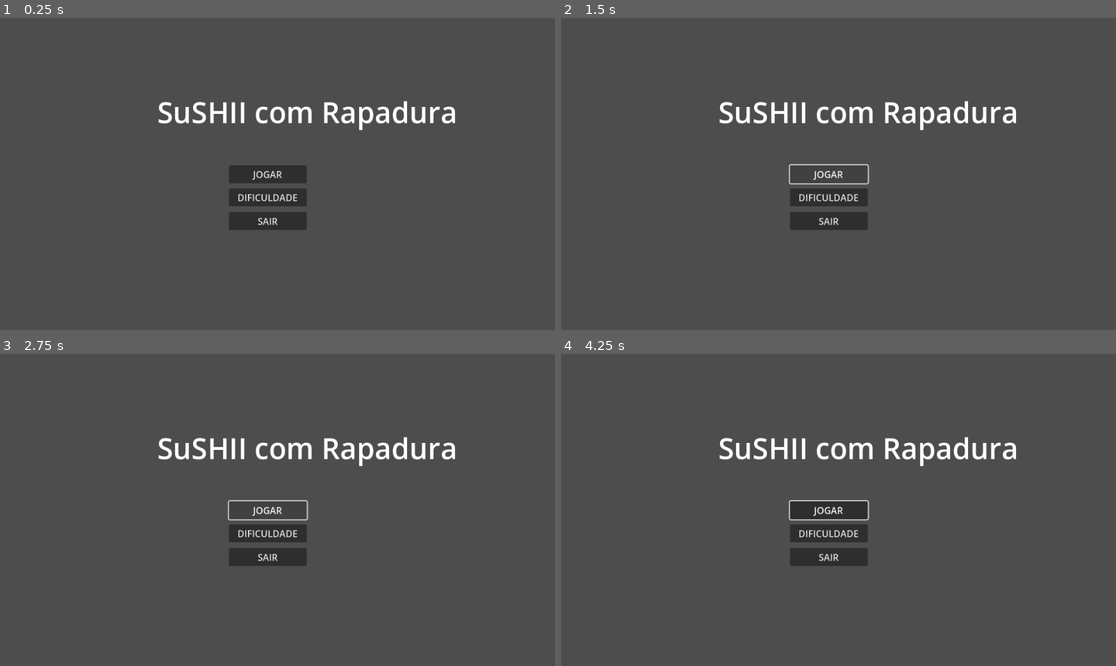
Above: before the commit, frames 1-4 (two rows, left to right).
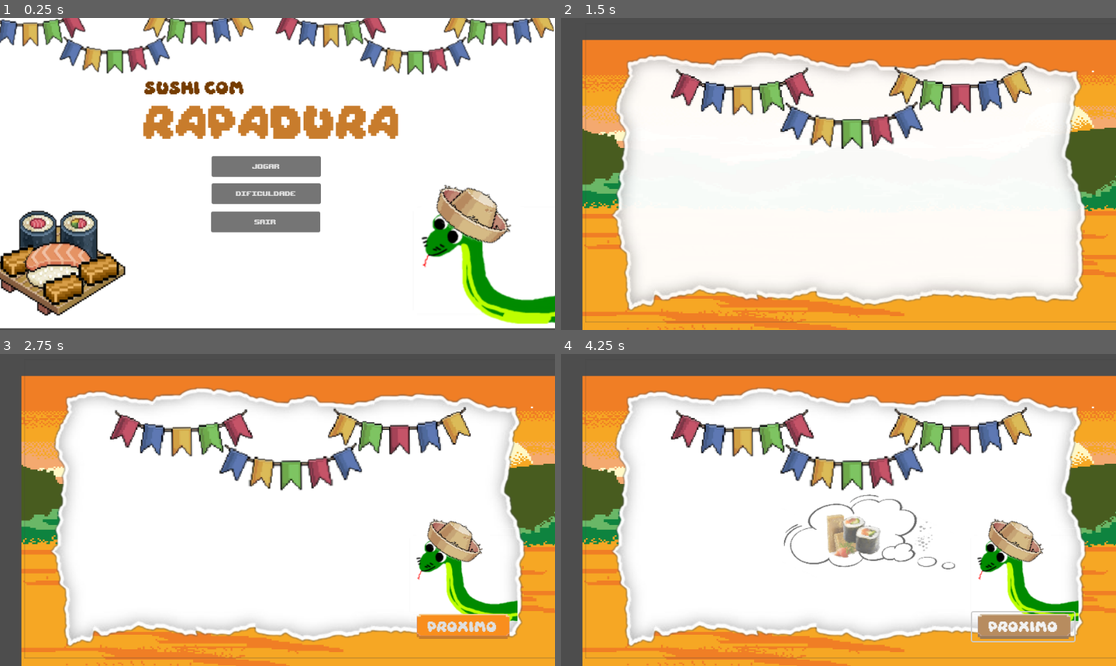
Above: after the commit, the same moments.

Repository: lorh4n/GanaJam
Game: Godot game, scene res://Scenes/MenuPrincipal.tscn
Same seed, same stepped clock (60 frames per second), same inputs: the game is played once before the commit and once after it. Sound files missing from this copy of the repository are replaced by a short silence.
Inputs (mouse positions are in pixels of both pictures, inside the frame that each line leads up to):
- Up to frame 1 (0.25 s): no input
- Up to frame 2 (1.5 s): click "JOGAR" at 0.5 s; click (827, 174) at 1.25 s, where only the run before the commit has a clickable "JOGAR"
- Up to frame 3 (2.75 s): tap Enter (ui_accept) at 2, 2.27 s; hold Right (ui_right) from 2.03 s (still down)
- Up to frame 4 (4.25 s): release Right (ui_right) at 2.75 s; click (1021, 625) at 2.75 s, where only the run after the commit has a clickable "PROXIMO"; hold Right (ui_right) from 3.53 s (still down); tap Enter (ui_accept) at 3.77 s

The runs differ from the first frame. In frame 1, 98% of the frame differs, in the area x 0-100%, y 0-100%; in frame 2, 88%; in frame 3, 88%; in frame 4, 88%.

Commit message:
Menu arrumado

Diff:
--- a/snakewithrapadura/Scenes/JogarButton.gd
+++ b/snakewithrapadura/Scenes/JogarButton.gd
@@ -3,4 +3,5 @@
 func startGame ():
 #	colocar o roll back aqui
 #	sumir com o botão e deus
+	get_tree().change_scene_to_file("res://Scenes/history.tscn")
 	pass
--- a/snakewithrapadura/Scenes/MenuPrincipal.tscn
+++ b/snakewithrapadura/Scenes/MenuPrincipal.tscn
@@ -1,9 +1,72 @@
-[gd_scene load_steps=3 format=3 uid="uid://d4m6c6gyid5nw"]
+[gd_scene load_steps=17 format=3 uid="uid://d4m6c6gyid5nw"]
 
 [ext_resource type="Script" uid="uid://chhipaahmo087" path="res://Scenes/JogarButton.gd" id="1_3k1ur"]
+[ext_resource type="Script" uid="uid://dqkki2e70oa0l" path="res://Scenes/menu_principal.gd" id="1_hbekh"]
+[ext_resource type="FontFile" uid="uid://dfmt7r1gft536" path="res://assets/fonts/Daydream.ttf" id="1_wvohi"]
+[ext_resource type="FontFile" uid="uid://dx3fghii5hyix" path="res://assets/fonts/upheavtt.ttf" id="2_l10t8"]
+[ext_resource type="Texture2D" uid="uid://dxsg20ph5mkvt" path="res://assets/ui/CobraHistory.png" id="4_8kh3b"]
+[ext_resource type="Texture2D" uid="uid://dd4wwbujchgy0" path="res://assets/ui/Banderola.png" id="5_vtrnu"]
+[ext_resource type="Texture2D" uid="uid://2ouq4d4ngm0k" path="res://assets/SushiComRapadura.png" id="6_hbekh"]
+
+[sub_resource type="Gradient" id="Gradient_vtrnu"]
+colors = PackedColorArray(1, 1, 1, 1, 1, 1, 1, 1)
+
+[sub_resource type="GradientTexture2D" id="GradientTexture2D_hbekh"]
+gradient = SubResource("Gradient_vtrnu")
+fill_from = Vector2(0.201835, 0.059633)
+
+[sub_resource type="LabelSettings" id="LabelSettings_bt1tr"]
+font = ExtResource("1_wvohi")
+font_size = 50
+font_color = Color(0.784314, 0.486275, 0.172549, 1)
 
 [sub_resource type="LabelSettings" id="LabelSettings_qp0bb"]
-font_size = 50
+font = ExtResource("1_wvohi")
+font_size = 20
+font_color = Color(0.458824, 0.235294, 0, 1)
+
+[sub_resource type="FontVariation" id="FontVariation_pkrck"]
+base_font = ExtResource("2_l10t8")
+
+[sub_resource type="FontVariation" id="FontVariation_qovuk"]
+base_font = ExtResource("2_l10t8")
+
+[sub_resource type="Animation" id="Animation_pkrck"]
+resource_name = "Menu"
+loop_mode = 1
+tracks/0/type = "value"
+tracks/0/imported = false
+tracks/0/enabled = true
+tracks/0/path = NodePath("SushiComRapadura:position")
+tracks/0/interp = 1
+tracks/0/loop_wrap = true
+tracks/0/keys = {
+"times": PackedFloat32Array(0, 0.5, 0.966667),
+"transitions": PackedFloat32Array(1, 1, 1),
+"update": 0,
+"values": [Vector2(114, 430), Vector2(111, 421), Vector2(114, 430)]
+}
+
+[sub_resource type="Animation" id="Animation_qovuk"]
+length = 0.001
+tracks/0/type = "value"
+tracks/0/imported = false
+tracks/0/enabled = true
+tracks/0/path = NodePath("SushiComRapadura:position")
+tracks/0/interp = 1
+tracks/0/loop_wrap = true
+tracks/0/keys = {
+"times": PackedFloat32Array(0),
+"transitions": PackedFloat32Array(1),
+"update": 0,
+"values": [Vector2(119, 435)]
+}
+
+[sub_resource type="AnimationLibrary" id="AnimationLibrary_3v4os"]
+_data = {
+&"Menu": SubResource("Animation_pkrck"),
+&"RESET": SubResource("Animation_qovuk")
+}
 
 [node name="Control" type="Control"]
 layout_mode = 3
@@ -12,34 +75,57 @@
 anchor_bottom = 1.0
 grow_horizontal = 2
 grow_vertical = 2
+script = ExtResource("1_hbekh")
+
+[node name="BG" type="Sprite2D" parent="."]
+position = Vector2(469, 252.5)
+scale = Vector2(15.6562, 8.89062)
+texture = SubResource("GradientTexture2D_hbekh")
+
+[node name="Label2" type="Label" parent="."]
+layout_mode = 1
+anchors_preset = -1
+anchor_left = 0.275
+anchor_top = 0.222
+anchor_right = 0.803
+anchor_bottom = 0.344
+offset_left = -92.0
+offset_top = 27.12
+offset_right = -4.30402
+offset_bottom = 98.24
+text = "RAPADURA
+"
+label_settings = SubResource("LabelSettings_bt1tr")
+horizontal_alignment = 1
 
 [node name="Label" type="Label" parent="."]
 layout_mode = 2
 anchor_left = 0.275
-anchor_top = 0.238
-anchor_right = 0.733
+anchor_top = 0.222
+anchor_right = 0.803
 anchor_bottom = 0.344
-offset_left = 8.19998
-offset_top = -0.223999
-offset_right = -0.416016
-offset_bottom = 0.0879974
-text = "SuSHII com Rapadura"
+offset_left = -50.0
+offset_top = -11.88
+offset_right = -313.88
+offset_bottom = -40.76
+text = "Sushi com"
 label_settings = SubResource("LabelSettings_qp0bb")
 horizontal_alignment = 1
 
 [node name="Button" type="Button" parent="."]
 layout_mode = 1
 anchors_preset = -1
-anchor_left = 0.447
-anchor_top = 0.476
-anchor_right = 0.553
+anchor_left = 0.405
+anchor_top = 0.465
+anchor_right = 0.584
 anchor_bottom = 0.524
-offset_left = -32.944
-offset_top = 0.552002
-offset_right = -0.0560303
-offset_bottom = 0.447968
+offset_left = -22.8
+offset_top = -12.1
+offset_right = -5.64008
+offset_bottom = -7.95999
 grow_horizontal = 2
 grow_vertical = 2
+theme_override_fonts/font = SubResource("FontVariation_pkrck")
 text = "JOGAR"
 script = ExtResource("1_3k1ur")
 
@@ -49,10 +135,11 @@
 anchor_top = 1.29
 anchor_right = 1.0
 anchor_bottom = 2.274
-offset_top = 0.00999832
-offset_bottom = 0.505997
+offset_top = 0.560013
+offset_bottom = 1.05602
 grow_horizontal = 2
 grow_vertical = 2
+theme_override_fonts/font = SubResource("FontVariation_qovuk")
 text = "DIFICULDADE"
 
 [node name="Button2" type="Button" parent="Button"]
@@ -61,10 +148,38 @@
 anchor_top = 1.29
 anchor_right = 1.0
 anchor_bottom = 2.274
-offset_top = 40.51
-offset_bottom = 41.006
+offset_left = -1.0
+offset_top = 49.56
+offset_right = -1.0
+offset_bottom = 50.056
 grow_horizontal = 2
 grow_vertical = 2
+theme_override_fonts/font = SubResource("FontVariation_qovuk")
 text = "SAIR"
 
+[node name="CobraHistory" type="Sprite2D" parent="."]
+position = Vector2(833, 404.453)
+scale = Vector2(1.54651, 1.54651)
+texture = ExtResource("4_8kh3b")
+
+[node name="Banderola3" type="Node2D" parent="."]
+position = Vector2(0, 20.275)
+
+[node name="Banderola" type="Sprite2D" parent="Banderola3"]
+position = Vector2(196, 22.725)
+texture = ExtResource("5_vtrnu")
+
+[node name="Banderola2" type="Sprite2D" parent="Banderola3"]
+position = Vector2(716, 24.725)
+texture = ExtResource("5_vtrnu")
+
+[node name="AnimationPlayer" type="AnimationPlayer" parent="."]
+libraries = {
+&"": SubResource("AnimationLibrary_3v4os")
+}
+
+[node name="SushiComRapadura" type="Sprite2D" parent="."]
+position = Vector2(119, 435)
+texture = ExtResource("6_hbekh")
+
 [connection signal="pressed" from="Button" to="Button" method="startGame"]
--- a/snakewithrapadura/Scenes/history.tscn
+++ b/snakewithrapadura/Scenes/history.tscn
@@ -34,10 +34,10 @@
 tracks/1/interp = 1
 tracks/1/loop_wrap = true
 tracks/1/keys = {
-"times": PackedFloat32Array(0.713333, 1.16667, 1.53333),
-"transitions": PackedFloat32Array(0.366022, 0.366022, 0.366022),
-"update": 0,
-"values": [Vector2(589, -148), Vector2(592, 255), Vector2(585, 211)]
+"times": PackedFloat32Array(0.71, 0.713333, 1.16667, 1.53333),
+"transitions": PackedFloat32Array(1, 0.366022, 0.366022, 0.366022),
+"update": 0,
+"values": [Vector2(478, -140), Vector2(500, -148), Vector2(500, 255), Vector2(500, 170)]
 }
 tracks/2/type = "value"
 tracks/2/imported = false
@@ -86,117 +86,6 @@
 "transitions": PackedFloat32Array(1),
 "update": 1,
 "values": [false]
-}
-
-[sub_resource type="Animation" id="Animation_pyrfq"]
-length = 0.001
-tracks/0/type = "value"
-tracks/0/imported = false
-tracks/0/enabled = true
-tracks/0/path = NodePath("HistoryPaper:modulate")
-tracks/0/interp = 1
-tracks/0/loop_wrap = true
-tracks/0/keys = {
-"times": PackedFloat32Array(0),
-"transitions": PackedFloat32Array(1),
-"update": 0,
-"values": [Color(1, 1, 1, 1)]
-}
-tracks/1/type = "value"
-tracks/1/imported = false
-tracks/1/enabled = true
-tracks/1/path = NodePath("Banderola:position")
-tracks/1/interp = 1
-tracks/1/loop_wrap = true
-tracks/1/keys = {
-"times": PackedFloat32Array(0),
-"transitions": PackedFloat32Array(1),
-"update": 0,
-"values": [Vector2(589, -148)]
-}
-tracks/2/type = "value"
-tracks/2/imported = false
-tracks/2/enabled = true
-tracks/2/path = NodePath("CobraHistory:modulate")
-tracks/2/interp = 1
-tracks/2/loop_wrap = true
-tracks/2/keys = {
-"times": PackedFloat32Array(0),
-"transitions": PackedFloat32Array(1),
-"update": 0,
-"values": [Color(1, 1, 1, 0)]
-}
-tracks/3/type = "value"
-tracks/3/imported = false
-tracks/3/enabled = true
-tracks/3/path = NodePath("ThinkSushi:modulate")
-tracks/3/interp = 1
-tracks/3/loop_wrap = true
-tracks/3/keys = {
-"times": PackedFloat32Array(0),
-"transitions": PackedFloat32Array(1),
-"update": 0,
-"values": [Color(1, 1, 1, 0)]
-}
-tracks/4/type = "value"
-tracks/4/imported = false
-tracks/4/enabled = true
-tracks/4/path = NodePath("ButtonProximo:disabled")
-tracks/4/interp = 1
-tracks/4/loop_wrap = true
-tracks/4/keys = {
-"times": PackedFloat32Array(0),
-"transitions": PackedFloat32Array(1),
-"update": 1,
-"values": [true]
-}
-tracks/5/type = "value"
-tracks/5/imported = false
-tracks/5/enabled = true
-tracks/5/path = NodePath("ButtonProximo:visible")
-tracks/5/interp = 1
-tracks/5/loop_wrap = true
-tracks/5/keys = {
-"times": PackedFloat32Array(0),
-"transitions": PackedFloat32Array(1),
-"update": 1,
-"values": [true]
-}
-tracks/6/type = "value"
-tracks/6/imported = false
-tracks/6/enabled = true
-tracks/6/path = NodePath("MaspThink:modulate")
-tracks/6/interp = 1
-tracks/6/loop_wrap = true
-tracks/6/keys = {
-"times": PackedFloat32Array(0),
-"transitions": PackedFloat32Array(1),
-"update": 0,
-"values": [Color(1, 1, 1, 1)]
-}
-tracks/7/type = "value"
-tracks/7/imported = false
-tracks/7/enabled = true
-tracks/7/path = NodePath("ThinkSushi:visible")
-tracks/7/interp = 1
-tracks/7/loop_wrap = true
-tracks/7/keys = {
-"times": PackedFloat32Array(0),
-"transitions": PackedFloat32Array(1),
-"update": 1,
-"values": [false]
-}
-tracks/8/type = "value"
-tracks/8/imported = false
-tracks/8/enabled = true
-tracks/8/path = NodePath("MaspThink:visible")
-tracks/8/interp = 1
-tracks/8/loop_wrap = true
-tracks/8/keys = {
-"times": PackedFloat32Array(0),
-"transitions": PackedFloat32Array(1),
-"update": 1,
-"values": [true]
 }
 
 [sub_resource type="Animation" id="Animation_gnqan"]
@@ -220,6 +109,120 @@
 tracks/1/interp = 1
 tracks/1/loop_wrap = true
 tracks/1/keys = {
+"times": PackedFloat32Array(0),
+"transitions": PackedFloat32Array(1),
+"update": 1,
+"values": [true]
+}
+
+[sub_resource type="Animation" id="Animation_ogxjo"]
+resource_name = "Map"
+
+[sub_resource type="Animation" id="Animation_pyrfq"]
+length = 0.001
+tracks/0/type = "value"
+tracks/0/imported = false
+tracks/0/enabled = true
+tracks/0/path = NodePath("HistoryPaper:modulate")
+tracks/0/interp = 1
+tracks/0/loop_wrap = true
+tracks/0/keys = {
+"times": PackedFloat32Array(0),
+"transitions": PackedFloat32Array(1),
+"update": 0,
+"values": [Color(1, 1, 1, 1)]
+}
+tracks/1/type = "value"
+tracks/1/imported = false
+tracks/1/enabled = true
+tracks/1/path = NodePath("Banderola:position")
+tracks/1/interp = 1
+tracks/1/loop_wrap = true
+tracks/1/keys = {
+"times": PackedFloat32Array(0),
+"transitions": PackedFloat32Array(1),
+"update": 0,
+"values": [Vector2(589, -148)]
+}
+tracks/2/type = "value"
+tracks/2/imported = false
+tracks/2/enabled = true
+tracks/2/path = NodePath("CobraHistory:modulate")
+tracks/2/interp = 1
+tracks/2/loop_wrap = true
+tracks/2/keys = {
+"times": PackedFloat32Array(0),
+"transitions": PackedFloat32Array(1),
+"update": 0,
+"values": [Color(1, 1, 1, 0)]
+}
+tracks/3/type = "value"
+tracks/3/imported = false
+tracks/3/enabled = true
+tracks/3/path = NodePath("ThinkSushi:modulate")
+tracks/3/interp = 1
+tracks/3/loop_wrap = true
+tracks/3/keys = {
+"times": PackedFloat32Array(0),
+"transitions": PackedFloat32Array(1),
+"update": 0,
+"values": [Color(1, 1, 1, 0)]
+}
+tracks/4/type = "value"
+tracks/4/imported = false
+tracks/4/enabled = true
+tracks/4/path = NodePath("ButtonProximo:disabled")
+tracks/4/interp = 1
+tracks/4/loop_wrap = true
+tracks/4/keys = {
+"times": PackedFloat32Array(0),
+"transitions": PackedFloat32Array(1),
+"update": 1,
+"values": [true]
+}
+tracks/5/type = "value"
+tracks/5/imported = false
+tracks/5/enabled = true
+tracks/5/path = NodePath("ButtonProximo:visible")
+tracks/5/interp = 1
+tracks/5/loop_wrap = true
+tracks/5/keys = {
+"times": PackedFloat32Array(0),
+"transitions": PackedFloat32Array(1),
+"update": 1,
+"values": [true]
+}
+tracks/6/type = "value"
+tracks/6/imported = false
+tracks/6/enabled = true
+tracks/6/path = NodePath("MaspThink:modulate")
+tracks/6/interp = 1
+tracks/6/loop_wrap = true
+tracks/6/keys = {
+"times": PackedFloat32Array(0),
+"transitions": PackedFloat32Array(1),
+"update": 0,
+"values": [Color(1, 1, 1, 1)]
+}
+tracks/7/type = "value"
+tracks/7/imported = false
+tracks/7/enabled = true
+tracks/7/path = NodePath("ThinkSushi:visible")
+tracks/7/interp = 1
+tracks/7/loop_wrap = true
+tracks/7/keys = {
+"times": PackedFloat32Array(0),
+"transitions": PackedFloat32Array(1),
+"update": 1,
+"values": [false]
+}
+tracks/8/type = "value"
+tracks/8/imported = false
+tracks/8/enabled = true
+tracks/8/path = NodePath("MaspThink:visible")
+tracks/8/interp = 1
+tracks/8/loop_wrap = true
+tracks/8/keys = {
 "times": PackedFloat32Array(0),
 "transitions": PackedFloat32Array(1),
 "update": 1,
@@ -278,9 +281,6 @@
 "values": [true]
 }
 
-[sub_resource type="Animation" id="Animation_ogxjo"]
-resource_name = "Map"
-
 [sub_resource type="AnimationLibrary" id="AnimationLibrary_i534w"]
 _data = {
 &"History": SubResource("Animation_d85y4"),
@@ -318,13 +318,13 @@
 script = ExtResource("1_pyrfq")
 
 [node name="HistoryBg" type="Sprite2D" parent="."]
-position = Vector2(574.25, 331)
-scale = Vector2(0.385167, 0.315)
+position = Vector2(500.885, 291)
+scale = Vector2(0.309356, 0.253)
 texture = ExtResource("2_oig27")
 
 [node name="HistoryPaper" type="Sprite2D" parent="."]
-position = Vector2(592, 328)
-scale = Vector2(1.73889, 1.73889)
+position = Vector2(502, 268)
+scale = Vector2(1.43889, 1.43889)
 texture = ExtResource("3_0uxmr")
 
 [node name="AnimationPlayer" type="AnimationPlayer" parent="."]
@@ -335,21 +335,21 @@
 [node name="Banderola" type="Sprite2D" parent="."]
 texture_filter = 1
 position = Vector2(589, -148)
-scale = Vector2(1.56977, 1.56977)
+scale = Vector2(1.29378, 1.24443)
 texture = ExtResource("4_4ipw6")
 
 [node name="CobraHistory" type="Sprite2D" parent="."]
 modulate = Color(1, 1, 1, 0)
-position = Vector2(962, 458)
+position = Vector2(797, 371)
 scale = Vector2(1.14535, 1.14535)
 texture = ExtResource("5_enxr6")
 
 [node name="ButtonProximo" type="Button" parent="."]
 layout_mode = 0
-offset_left = 883.0
-offset_top = 531.0
-offset_right = 1088.0
-offset_bottom = 604.0
+offset_left = 711.0
+offset_top = 447.0
+offset_right = 888.0
+offset_bottom = 497.0
 theme_override_fonts/font = SubResource("FontVariation_i534w")
 theme_override_styles/hover_pressed_mirrored = SubResource("StyleBoxTexture_d85y4")
 theme_override_styles/hover_pressed = SubResource("StyleBoxTexture_i534w")
@@ -364,12 +364,12 @@
 [node name="ThinkSushi" type="Sprite2D" parent="."]
 visible = false
 modulate = Color(1, 1, 1, 0)
-position = Vector2(730, 378)
+position = Vector2(540, 308)
 scale = Vector2(1.14968, 1.14968)
 texture = ExtResource("10_enxr6")
 
 [node name="MaspThink" type="Sprite2D" parent="."]
-position = Vector2(666, 330)
+position = Vector2(510, 291)
 scale = Vector2(1.57474, 1.66667)
 texture = ExtResource("11_gnqan")
 
--- /dev/null
+++ b/snakewithrapadura/Scenes/menu_principal.gd
@@ -0,0 +1,11 @@
+extends Control
+
+
+# Called when the node enters the scene tree for the first time.
+func _ready() -> void:
+	$AnimationPlayer.play("Menu")
+
+
+# Called every frame. 'delta' is the elapsed time since the previous frame.
+func _process(delta: float) -> void:
+	pass
Not shown, added: snakewithrapadura/Scenes/menu_principal.gd.uid
Binary file added: snakewithrapadura/assets/SushiComRapadura.png
Not shown, added: snakewithrapadura/assets/SushiComRapadura.png.import
Binary file added: snakewithrapadura/assets/fonts/upheavtt.ttf
Not shown, added: snakewithrapadura/assets/fonts/upheavtt.ttf.import
